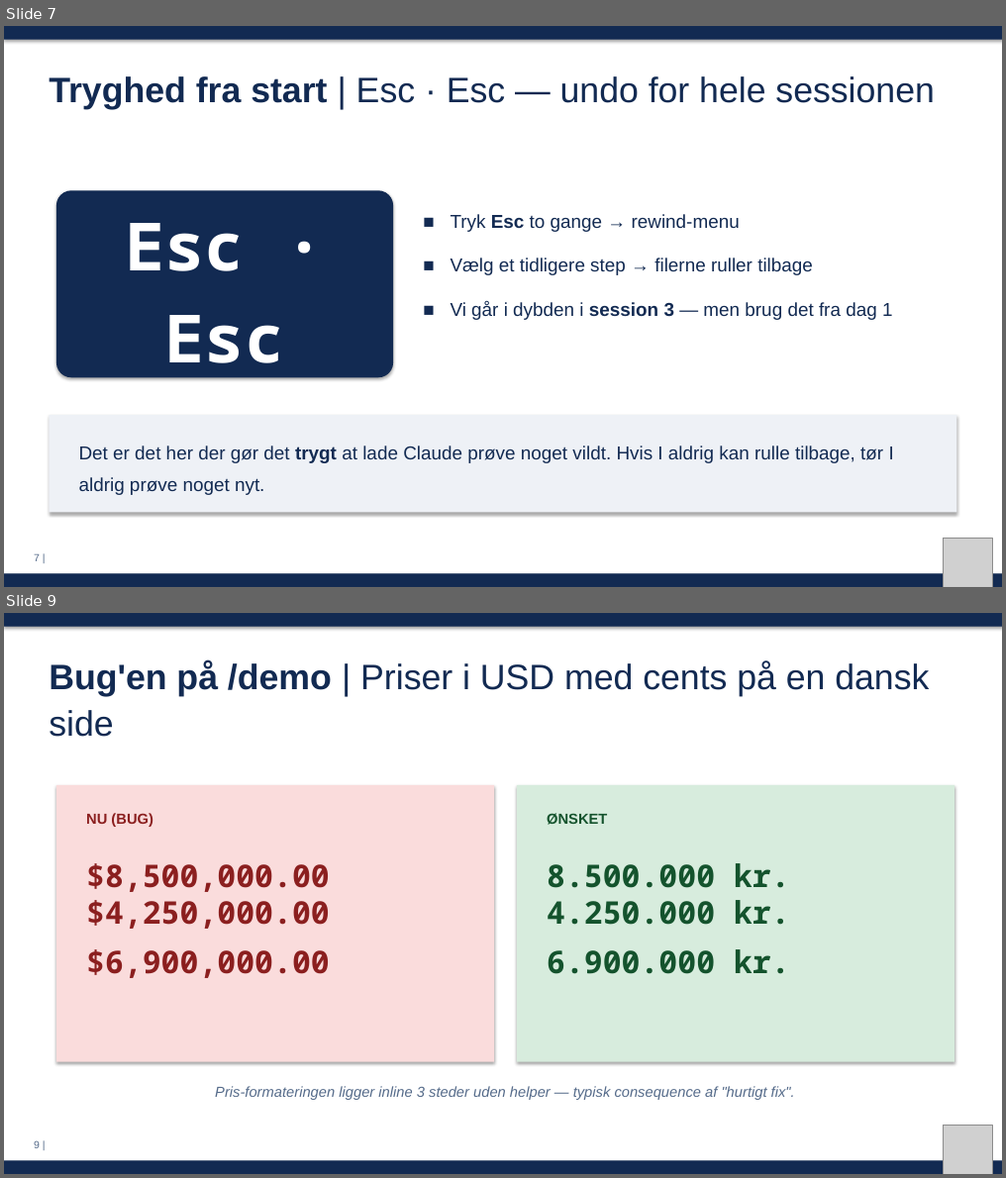
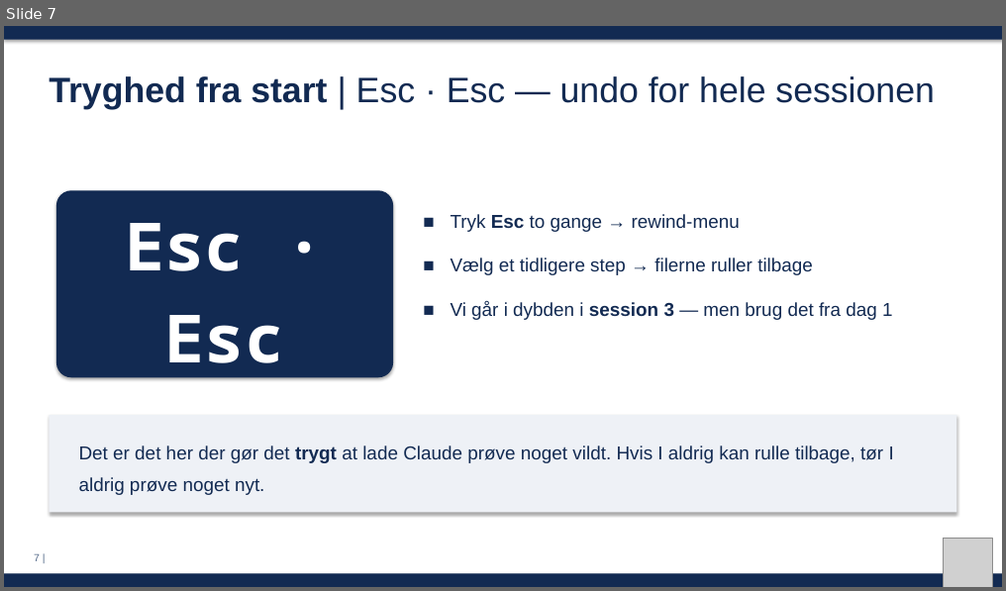
Before and after one commit to MatiasGramkow/EDCxClaudeWorkshop, a slide deck: slides/session1.pptx. Shown one above the other, each under a label of ours: slides 7 and 9 before the commit, slide 7 after it; the slides between them are not shown. The pictures are 1006x1178 and 1006x591 pixels, drawn with LibreOffice and Linux fonts; fonts in the diff are those of the drawing; grey boxes stand for pictures. Boxes give left, top, right and bottom in pixels: in the first picture for what was removed or moved away, otherwise in the second. Text is boxed around its words. In the diff, an @@ line names an element or a change of style, - is before the commit and + after.

```diff
--- a/slides/session1.pptx
+++ b/slides/session1.pptx
@@ slide 9 removed at [4, 613, 1002, 1174], background #FFFFFF @@
@@ rectangle removed at [4, 613, 1002, 1174] @@
@@ rectangle removed at [4, 613, 1002, 627] @@
@@ text removed at [49, 662, 929, 737] @@
-Bug'en på /demo | Priser i USD med cents på en dansk side
@@ rectangle removed at [56, 785, 494, 1062] @@
@@ rectangle removed at [517, 785, 954, 1062] @@
@@ text removed at [86, 813, 153, 827] @@
-NU (BUG)
@@ text removed at [547, 813, 607, 825] @@
-ØNSKET
@@ text removed at [86, 863, 330, 978] @@
-$8,500,000.00
-$4,250,000.00
-$6,900,000.00
@@ text removed at [547, 863, 790, 974] @@
-8.500.000 kr.
-4.250.000 kr.
-6.900.000 kr.
@@ text removed at [215, 1086, 795, 1100] @@
-Pris-formateringen ligger inline 3 steder uden helper — typisk consequence af "hurtigt fix".
@@ text removed at [34, 1142, 40, 1149] @@
-9 |
@@ picture removed at [944, 1126, 992, 1174] @@
@@ rectangle removed at [4, 1161, 1002, 1174] @@
```
Also in this commit, not shown: 4 slides changed, 2 other slides removed, 3 other files.
